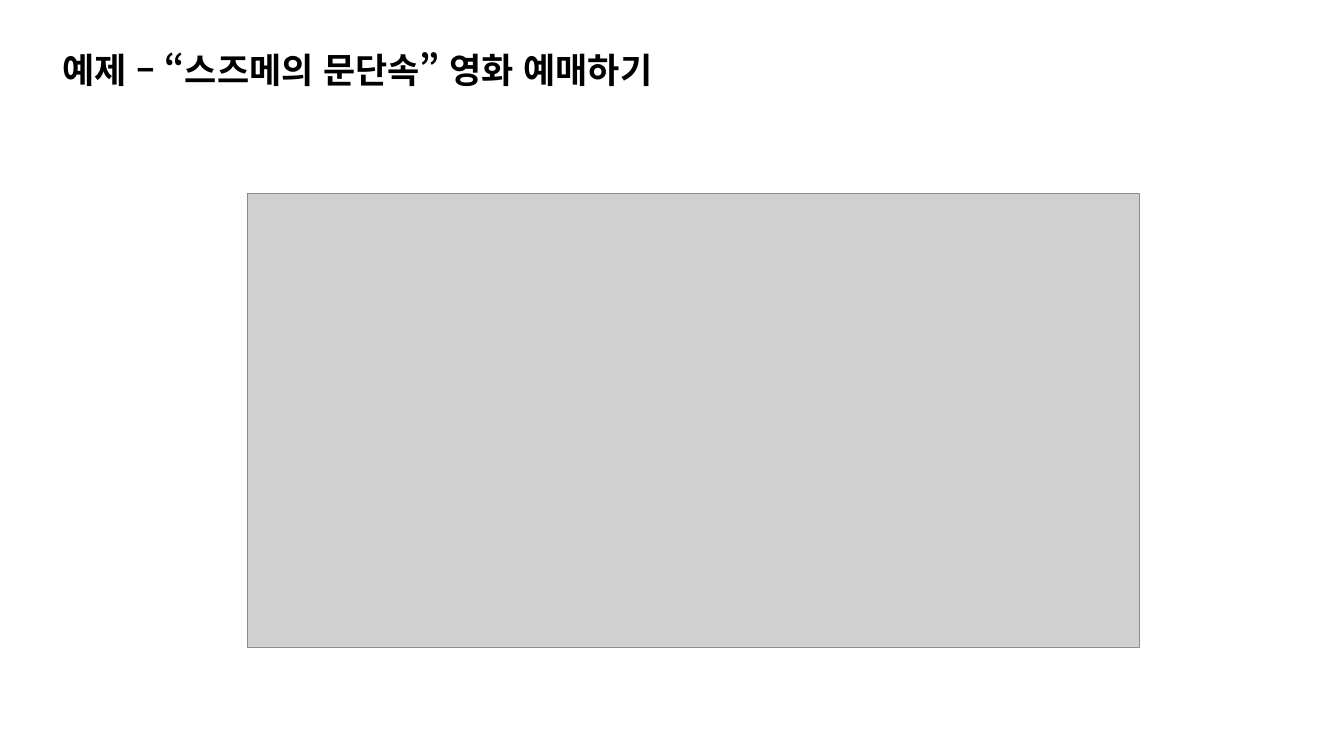
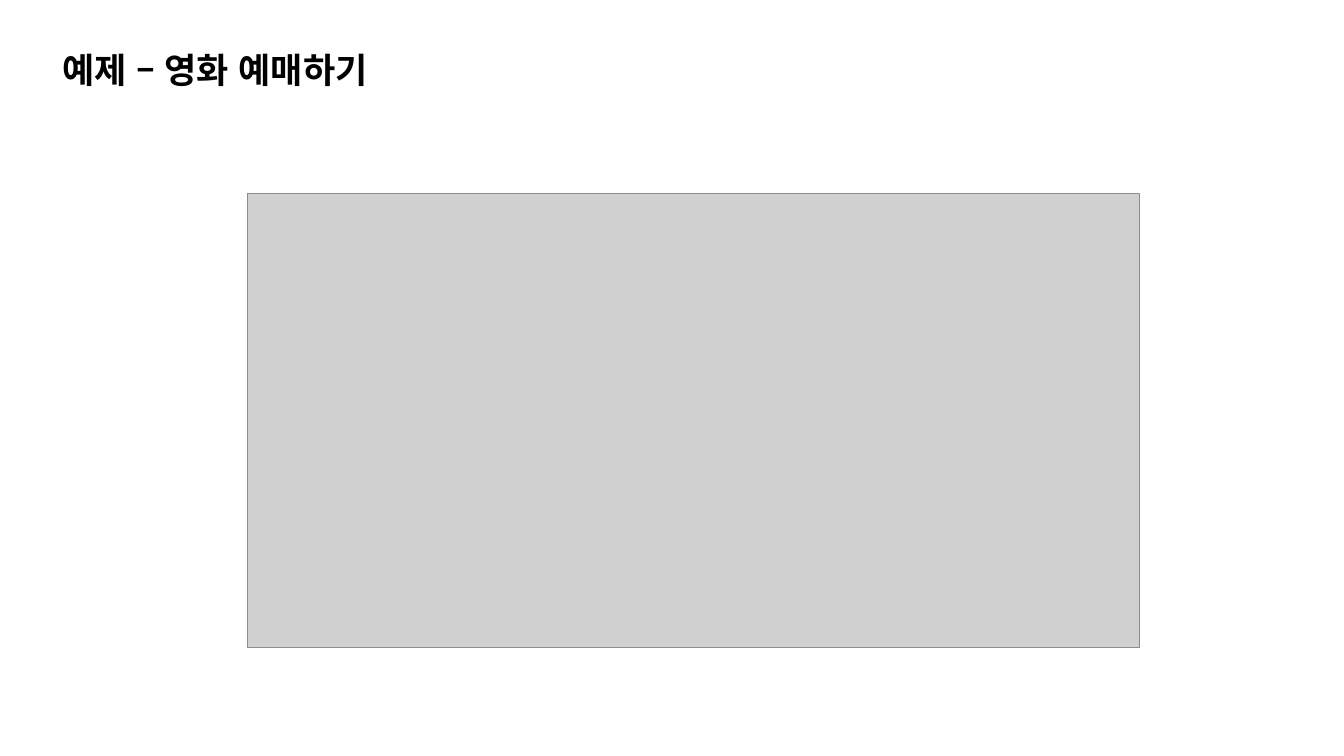
Before and after one commit to K-Diger/RealOOP, a slide deck: slide 7 of RealOOP.pptx. Drawn at 1344x756 pixels with LibreOffice and Linux fonts; fonts in the diff are those of the drawing; grey boxes stand for pictures. Boxes give left, top, right and bottom in pixels: in the first picture for what was removed or moved away, otherwise in the second. Text is boxed around its words. In the diff, an @@ line names an element or a change of style, - is before the commit and + after.

```diff
--- a/RealOOP.pptx
+++ b/RealOOP.pptx
@@ text at box(62, 53, 368, 86): text changed @@
-예제 – “스즈메의 문단속” 영화 예매하기
+예제 – 영화 예매하기
```
Also in this commit, not shown: 17 other slides changed, 8 slides added, 2 slides removed.
